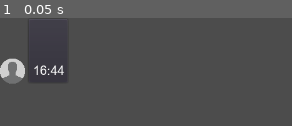
Above: before the commit, frame 1.
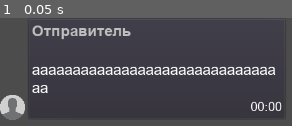
Above: after the commit, the same moment.

Repository: LeshaLukash/The-Chat-Prototype
Game: Godot game, scene res://message.tscn
Two runs of this game, one before a commit and one after it. Both use one fixed random seed, a clock stepped at 60 frames per second and the inputs below.
Inputs:
- Up to frame 1 (0.05 s): no input

The runs differ from the first frame. In frame 1, 9.9% of the frame differs, in the area x 0-97%, y 6-95%.
Error before the commit: Invalid set index 'bbcode_text' (on base: 'null instance') with value of type 'String'. (res://message.gd:41)
Error after the commit: Attempt to call function 'format_text' in base 'null instance' on a null instance. (res://message.gd:36)

Commit message:
Message
Вернул функционал растягивния сообщения в зависимости от содержимого.
БАГ01: При введении длинной сплошной строки - в её начале ставится ненужный перенос
БАГ02: При введении достаточно длинной строки её содержимое разбивается, НО в конце первой строки появляется избыточное пустое пространство
ВЫЯСНИТЬ, откуда берётся знчение в 14 пикселей (LOST_LETTER_SIZE), без добавления которого последняя буква строки не переносится

Diff:
--- a/message.gd
+++ b/message.gd
@@ -6,8 +6,7 @@
 
 signal avatar_pressed # Сигнал нажатия аватарки
 
-const LINE_MAX_LENGTH := 400 	# Макс. длина строки сообщения (в пикселях!)
-const SENDER_MAX_LENGTH := 40	# Макс. длина имени (в символах!)
+const LINE_MAX_LENGTH := 400	# Макс. длина строки сообщения (в пикселях!)
 const LOST_LETTER_SIZE := 14	# Длина, которую нужно прибавлять к ширине панели
 
 # Константы тегов, форматирующих имя отправителя и время в тексте сообщения
@@ -32,25 +31,26 @@
 
 # Обновить содержимое сообщения
 func update_message() -> void:
-	# Подгатавливаем строку с именем отправителя
+	# Форматируем содержимое сообщений
 	var sender_formatted: String = SENDER_TAGS_START + sender + SENDER_TAGS_END
-	# Подгатавливаем строку со временем
+	var text_formatted: String = $TextFormatter.format_text(text, LINE_MAX_LENGTH, text_font)
 	var time_formatted: String = TIME_TAGS_START + get_time_status() + TIME_TAGS_END
 
 	# Обновляем содержимое сообщения
-	get_node("%Text").bbcode_text = sender_formatted + "\n" + text + "\n" + time_formatted
-	get_node("%Panel").rect_min_size.x = set_panel_width()
+	get_node("%Text").bbcode_text = sender_formatted + "\n" + text_formatted + "\n" + time_formatted
+	get_node("%Panel").rect_min_size.x = calc_panel_width() + LOST_LETTER_SIZE
 
 
-# Обновить ширину панели, в зависимости от размера содержимого
-func set_panel_width() -> int:
+# Вычислить ширину панели, в зависимости от размера содержимого
+func calc_panel_width() -> int:
 	var sender_length: int = $TextFormatter.get_line_pixel_length(sender, sender_font)
 	var text_longest_line: String = $TextFormatter.get_longest_text_line(text, text_font)
 	var text_length: int = $TextFormatter.get_line_pixel_length(text_longest_line, text_font)
 	var time_length: int = $TextFormatter.get_line_pixel_length(get_time_status(), time_font)
 
-	var length_to_compare: Array = [sender_length, time_length, text_length]
-	var panel_width: int = length_to_compare.max() + LOST_LETTER_SIZE
+	var length_to_compare: Array = [sender_length, text_length, time_length]
+	var panel_width: int = int(clamp(length_to_compare.max(),
+			0, LINE_MAX_LENGTH))
 	return panel_width
 
 
@@ -62,10 +62,7 @@
 
 
 func set_sender(value: String):
-	if value.empty(): # Если значения нет - ставим пробел
-		sender = " "
-	else:
-		sender = value.substr(0, SENDER_MAX_LENGTH - 1) # Задаём имя, не превышающее по длине лимит
+	sender = value.substr(0, $TextFormatter.SENDER_MAX_LENGTH - 1) # Задаём имя, не превышающее по длине лимит
 	update_message()
 
 
--- a/message.tscn
+++ b/message.tscn
@@ -6,22 +6,21 @@
 [ext_resource path="res://text_formatter.gd" type="Script" id=4]
 
 [node name="Message" type="MarginContainer"]
-margin_right = 110.0
-margin_bottom = 72.0
+margin_right = 217.0
+margin_bottom = 105.0
 rect_pivot_offset = Vector2( -513, -236 )
 script = ExtResource( 2 )
-sender = " "
-time = "16:44"
+text = "аааааааааааааааааааааааааааааааа"
 
 [node name="HBoxContainer" type="HBoxContainer" parent="."]
-margin_right = 110.0
-margin_bottom = 105.0
+margin_right = 458.0
+margin_bottom = 163.0
 
 [node name="Avatar" type="TextureButton" parent="HBoxContainer"]
 unique_name_in_owner = true
-margin_top = 65.0
+margin_top = 123.0
 margin_right = 40.0
-margin_bottom = 105.0
+margin_bottom = 163.0
 rect_min_size = Vector2( 40, 40 )
 size_flags_vertical = 8
 texture_normal = ExtResource( 3 )
@@ -30,9 +29,9 @@
 [node name="Panel" type="PanelContainer" parent="HBoxContainer"]
 unique_name_in_owner = true
 margin_left = 44.0
-margin_right = 110.0
-margin_bottom = 105.0
-rect_min_size = Vector2( 64, 0 )
+margin_right = 458.0
+margin_bottom = 163.0
+rect_min_size = Vector2( 414, 0 )
 size_flags_horizontal = 3
 theme = ExtResource( 1 )
 
@@ -40,17 +39,19 @@
 unique_name_in_owner = true
 margin_left = 7.0
 margin_top = 7.0
-margin_right = 59.0
-margin_bottom = 98.0
+margin_right = 407.0
+margin_bottom = 156.0
 rect_min_size = Vector2( 52, 91 )
 rect_clip_content = false
 bbcode_enabled = true
-bbcode_text = "[color=silver][font=fonts/arial_sender_name.tres] [/font][/color]
+bbcode_text = "[color=silver][font=fonts/arial_sender_name.tres]Отправитель[/font][/color]
 
-[right][font=fonts/arial_time.tres]16:44[/font][/right]"
-text = "
+аааааааааааааааааааааааааааааааа
+[right][font=fonts/arial_time.tres]00:00[/font][/right]"
+text = "Отправитель
 
-16:44"
+аааааааааааааааааааааааааааааааа
+00:00"
 fit_content_height = true
 scroll_active = false
 
--- a/text_formatter.gd
+++ b/text_formatter.gd
@@ -2,9 +2,8 @@
 extends Node
 # Служебный скрипт для комплексной обработки текста
 
-
 const WORD_MAX_LENGTH := 35	# Макс. длина слова в русском языке (в символах!)
-
+const SENDER_MAX_LENGTH := 40	# Макс. длина имени (в символах!)
 
 # Разбить большую строку на строки поменьше (без переносов!)
 func format_line(line: String, line_max_length: int, line_font: DynamicFont) -> Array:
@@ -17,7 +16,7 @@
 		var word: String = line_words[i]
 
 		# Если текущее слово сликом длинное (вероятно, спам букв)
-		if word.length() > WORD_MAX_LENGTH:
+		if word.length() >= WORD_MAX_LENGTH:
 			for j in word.length():
 				var letter: String = word[j]
 
@@ -63,9 +62,10 @@
 		# Если строка слишком длинная
 		else:
 			var line_split: Array = format_line(line, line_max_length, text_font)
+			printt("Получена строка: ", line_split)
 			for string in line_split:
 				result += string + '\n'
-	return result
+	return result.trim_suffix('\n') # Последняя строка идёт с лишним переносом в конце - удаляем его
 
 
 # Получить длину строки, в пикселях
